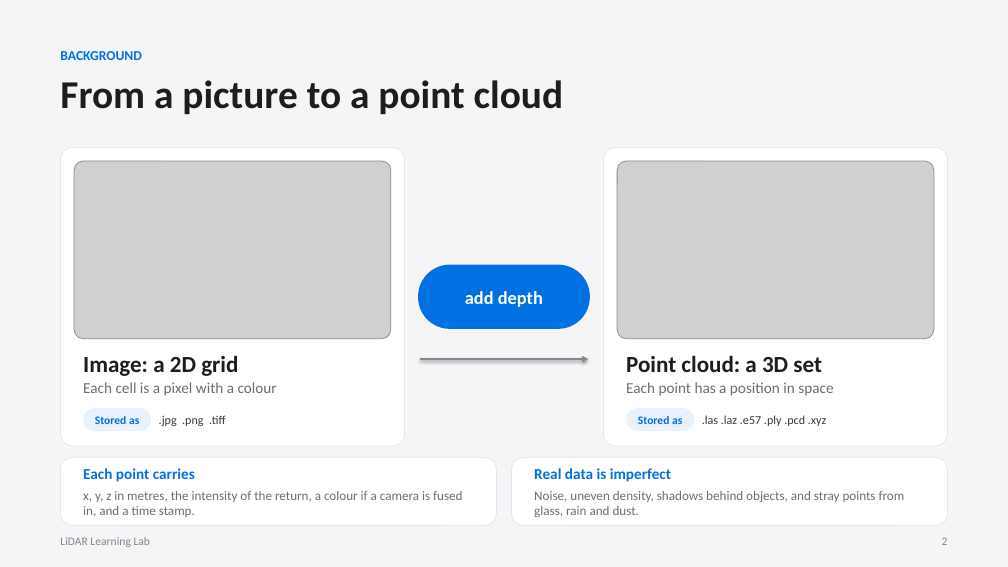
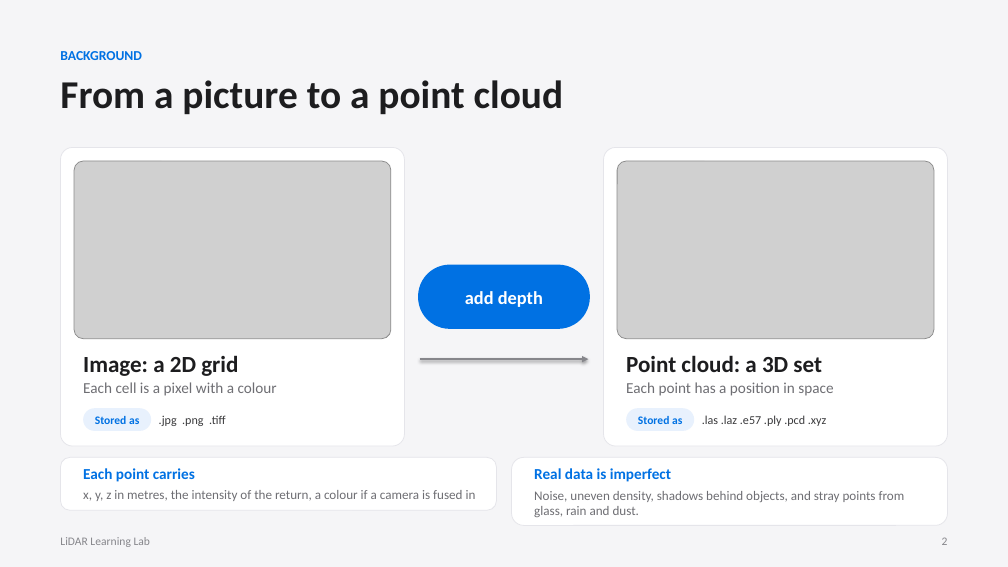
Before and after one commit to maninka123/lidar-learning-lab, a slide deck: slide 2 of presentation/LiDAR_Workshop_Slides.pptx. Drawn at 1008x567 pixels with LibreOffice and Linux fonts; fonts in the diff are those of the drawing; grey boxes stand for pictures. Boxes give left, top, right and bottom in pixels: in the first picture for what was removed or moved away, otherwise in the second. Text is boxed around its words. In the diff, an @@ line names an element or a change of style, - is before the commit and + after.

```diff
--- a/presentation/LiDAR_Workshop_Slides.pptx
+++ b/presentation/LiDAR_Workshop_Slides.pptx
@@ rounded rectangle: place and size @@
-rounded rectangle at [60, 457, 497, 526]
+rounded rectangle at [60, 457, 497, 510]
@@ text at [83, 490, 476, 501]: text changed @@
-x, y, z in metres, the intensity of the return, a colour if a camera is fused in, and a time stamp.
+x, y, z in metres, the intensity of the return, a colour if a camera is fused in
```
Also in this commit, not shown: 2 other slides changed, 1 slide added, 1 other file.
